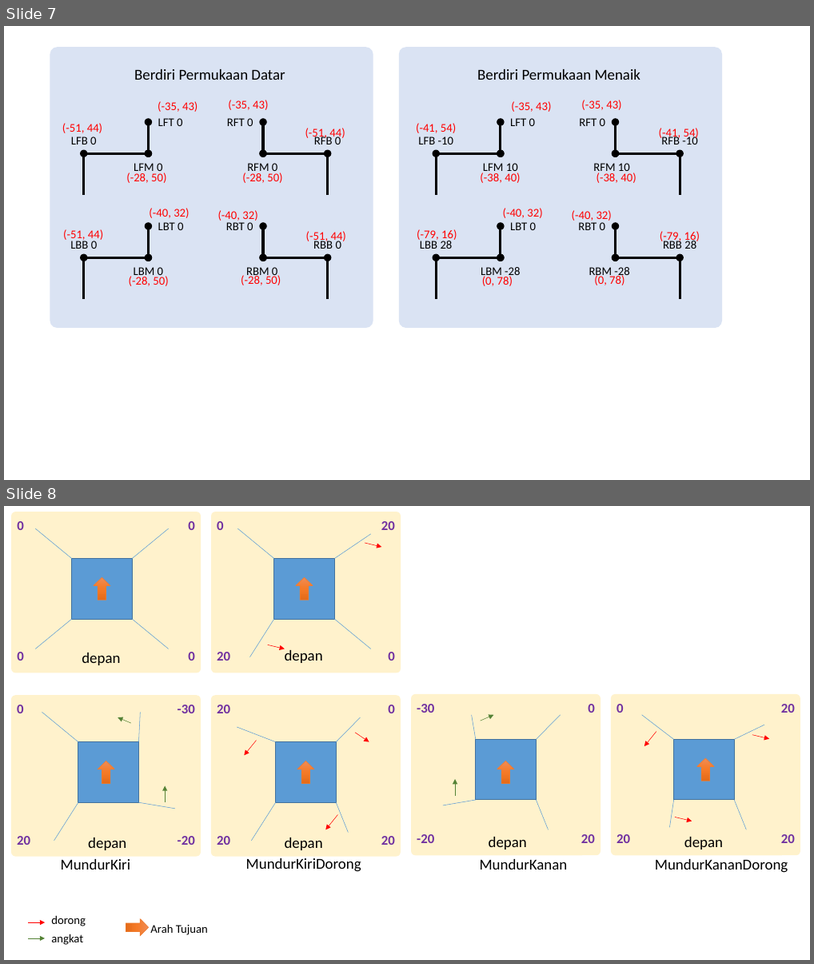
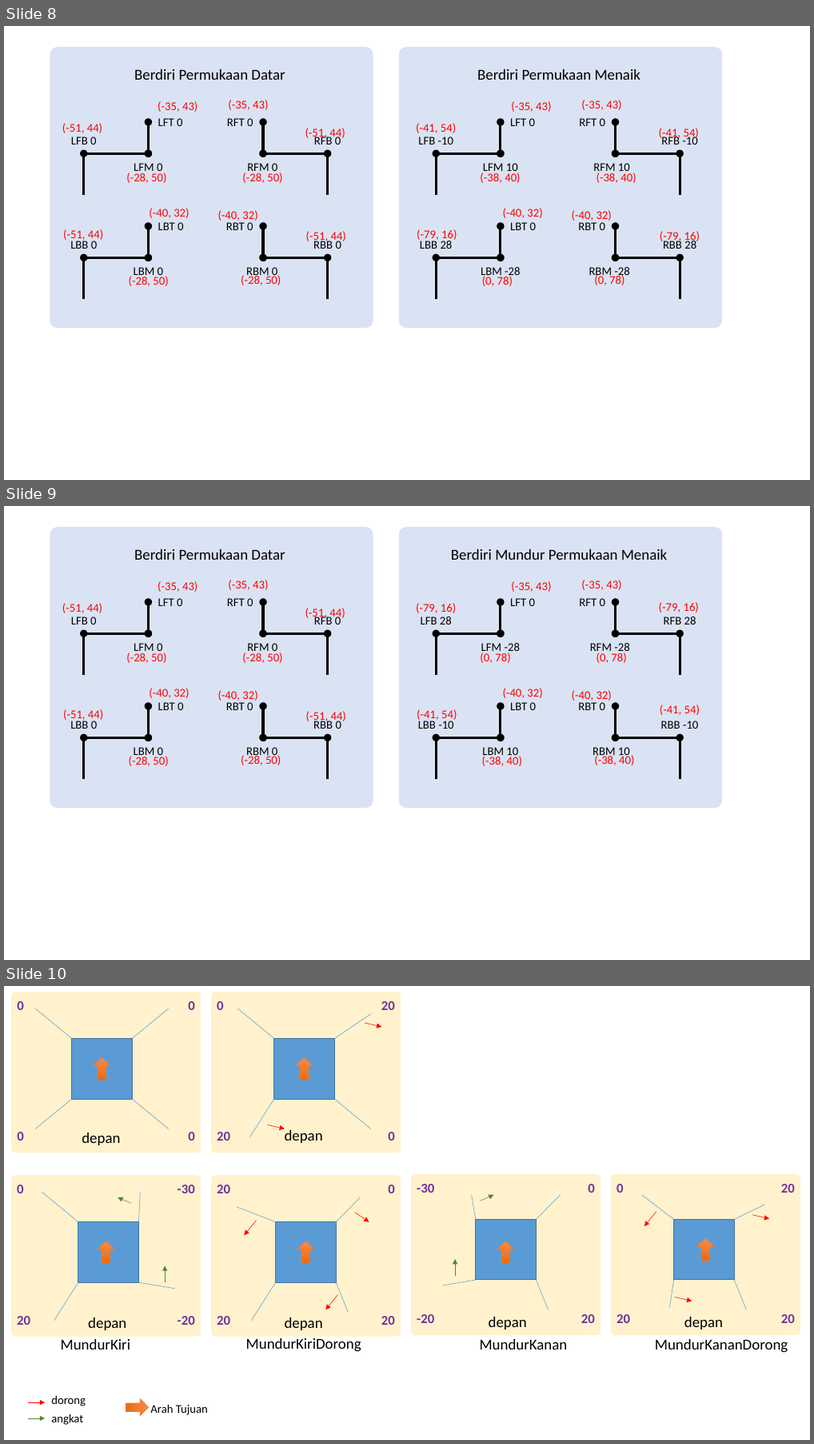
Before and after one commit to teknikelektromdp/krsri2022, a slide deck: posisi kaki.pptx. Shown one above the other, each under a label of ours: slides 7 and 8 before the commit, slides 8, 9 and 10 after it. The pictures are 814x964 and 814x1444 pixels, drawn with LibreOffice and Linux fonts; fonts in the diff are those of the drawing. Boxes give left, top, right and bottom in pixels: in the first picture for what was removed or moved away, otherwise in the second. Text is boxed around its words. In the diff, an @@ line names an element or a change of style, - is before the commit and + after.

```diff
--- a/posisi kaki.pptx
+++ b/posisi kaki.pptx
@@ slide 9 added at <box>4,506,810,960</box>, background #FFFFFF @@
@@ rounded rectangle added at <box>50,527,374,808</box>, fill #DAE3F3 @@
@@ rounded rectangle added at <box>399,527,722,808</box>, fill #DAE3F3 @@
@@ text added at <box>134,549,285,560</box>, 18 pt, text #000000 @@
+Berdiri Permukaan Datar
@@ text added at <box>451,549,667,560</box>, 18 pt, text #000000 @@
+Berdiri Mundur Permukaan Menaik
@@ text added at <box>158,581,198,592</box>, 14 pt, text #FF0000 @@
+(-35, 43)
@@ group added at <box>71,598,182,675</box>: 3 texts, 2 double arrows, 1 line @@
+LFM 0
+LFB 0
+LFT 0
@@ group added at <box>227,598,341,675</box>: 3 texts, 2 double arrows, 1 line @@
+RFM 0
+RFB 0
+RFT 0
@@ text added at <box>228,580,268,590</box>, 14 pt, text #FF0000 @@
+(-35, 43)
@@ text added at <box>511,581,551,592</box>, 14 pt, text #FF0000 @@
+(-35, 43)
@@ text added at <box>582,580,622,590</box>, 14 pt, text #FF0000 @@
+(-35, 43)
@@ text added at <box>62,603,102,613</box>, 14 pt, text #FF0000 @@
+(-51, 44)
@@ text added at <box>306,608,345,620</box>, 14 pt, text #FF0000 @@
+(-51, 44)
@@ text added at <box>416,603,456,613</box>, 14 pt, text #FF0000 @@
+(-79, 16)
@@ text added at <box>659,602,699,612</box>, 14 pt, text #FF0000 @@
+(-79, 16)
@@ text added at <box>126,652,166,663</box>, 14 pt, text #FF0000 @@
+(-28, 50)
@@ text added at <box>242,652,282,663</box>, 14 pt, text #FF0000 @@
+(-28, 50)
@@ text added at <box>480,652,510,663</box>, 14 pt, text #FF0000 @@
+(0, 78)
@@ text added at <box>597,652,626,663</box>, 14 pt, text #FF0000 @@
+(0, 78)
@@ text added at <box>149,688,189,698</box>, 14 pt, text #FF0000 @@
+(-40, 32)
@@ text added at <box>218,690,258,700</box>, 14 pt, text #FF0000 @@
+(-40, 32)
@@ text added at <box>503,688,542,698</box>, 14 pt, text #FF0000 @@
+(-40, 32)
@@ text added at <box>572,690,612,700</box>, 14 pt, text #FF0000 @@
+(-40, 32)
@@ text added at <box>63,709,103,721</box>, 14 pt, text #FF0000 @@
+(-51, 44)
@@ group added at <box>70,702,183,779</box>: 3 texts, 2 double arrows, 1 line @@
+LBM 0
+LBB 0
+LBT 0
@@ group added at <box>226,702,342,779</box>: 3 texts, 2 double arrows, 1 line @@
+RBM 0
+RBB 0
+RBT 0
@@ text added at <box>306,711,346,723</box>, 14 pt, text #FF0000 @@
+(-51, 44)
@@ text added at <box>417,709,457,721</box>, 14 pt, text #FF0000 @@
+(-41, 54)
@@ group added at <box>418,598,698,779</box>: 12 texts, 8 double arrows, 4 lines @@
+LFM -28
+LFB 28
+LFT 0
+RFM -28
+RFB 28
+RFT 0
+LBM 10
+LBB -10
+LBT 0
+RBM 10
+RBB -10
+RBT 0
@@ text added at <box>660,704,700,715</box>, 14 pt, text #FF0000 @@
+(-41, 54)
@@ text added at <box>129,756,168,766</box>, 14 pt, text #FF0000 @@
+(-28, 50)
@@ text added at <box>241,753,281,765</box>, 14 pt, text #FF0000 @@
+(-28, 50)
@@ text added at <box>482,756,522,766</box>, 14 pt, text #FF0000 @@
+(-38, 40)
@@ text added at <box>594,753,634,765</box>, 14 pt, text #FF0000 @@
+(-38, 40)
@@ what was slide 7 is now slide 8 @@
@@ what was slide 8 is now slide 10 @@
```
Also in this commit, not shown: 2 other slides added, 13 other files.
